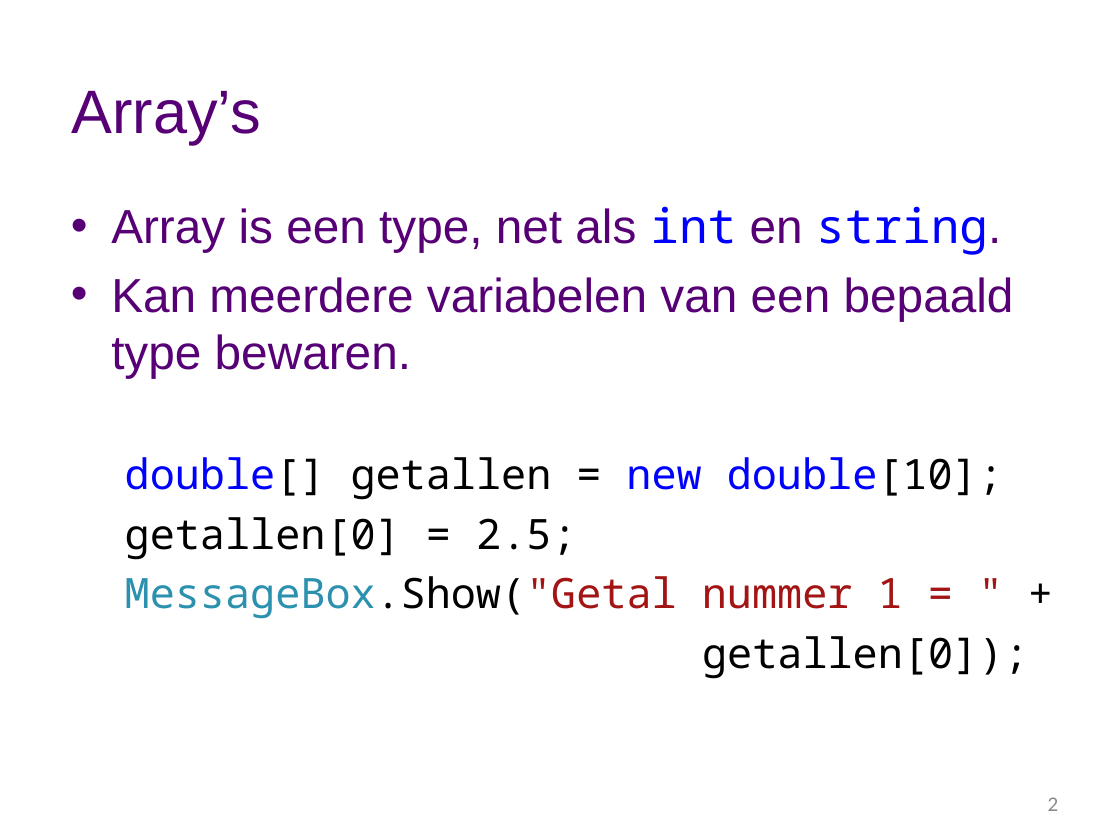
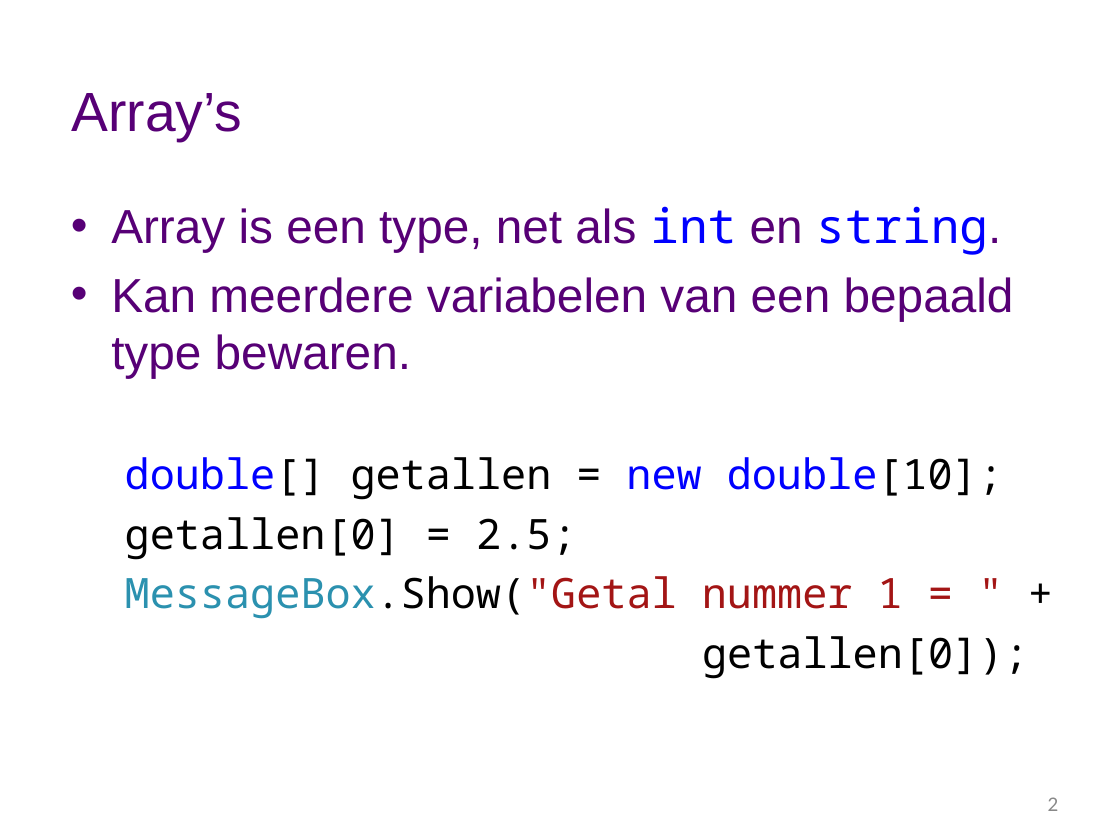
Before and after one commit to stasemsoft/softwarematerial, a slide deck: slide 2 of docs/basic/collecties/theorie_FUN12_Arrays.pptx. Drawn at 1120x840 pixels with LibreOffice and Linux fonts; fonts in the diff are those of the drawing; background and template pictures are left out. Boxes give left, top, right and bottom in pixels: in the first picture for what was removed or moved away, otherwise in the second. Text is boxed around its words. In the diff, an @@ line names an element or a change of style, - is before the commit and + after.

```diff
--- a/docs/basic/collecties/theorie_FUN12_Arrays.pptx
+++ b/docs/basic/collecties/theorie_FUN12_Arrays.pptx
@@ title "Array’s" at bbox=[72, 93, 243, 141]: size 39.4 to 35.5 pt @@
```
Also in this commit, not shown: 5 other slides changed, 4 other files.
